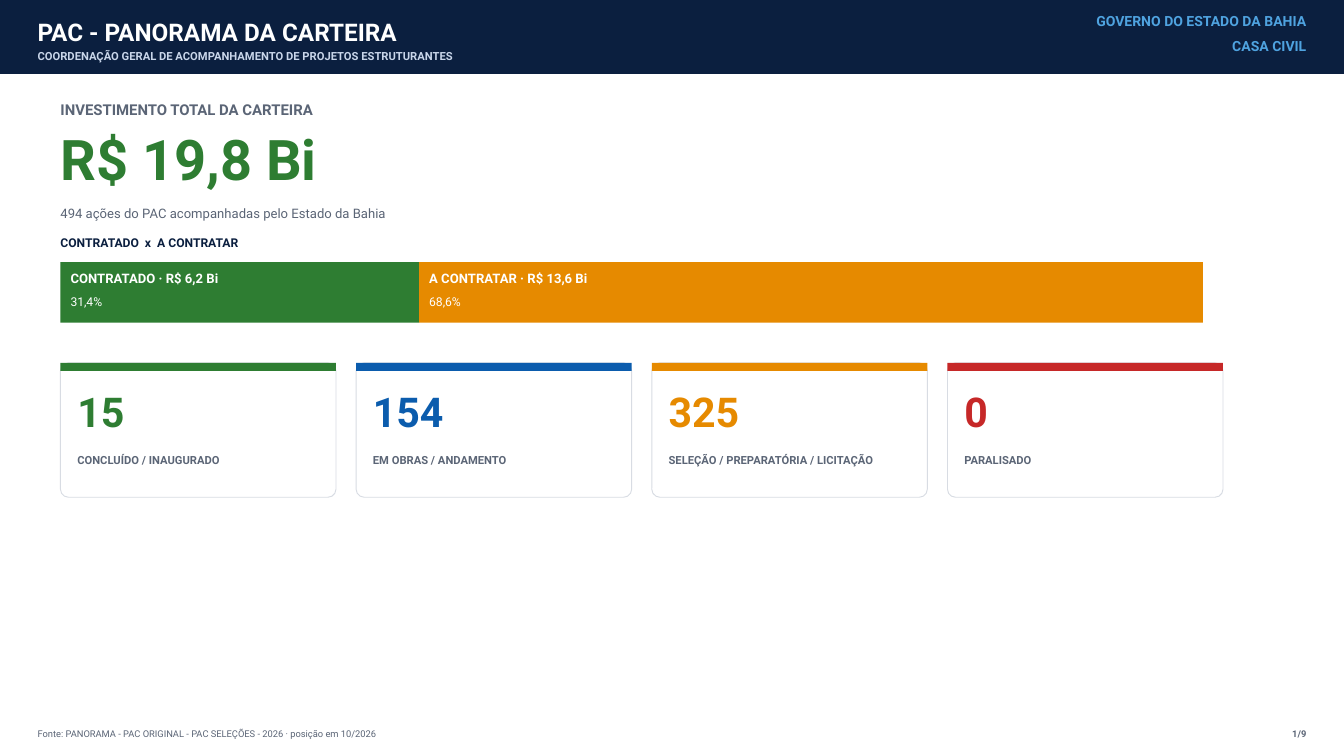
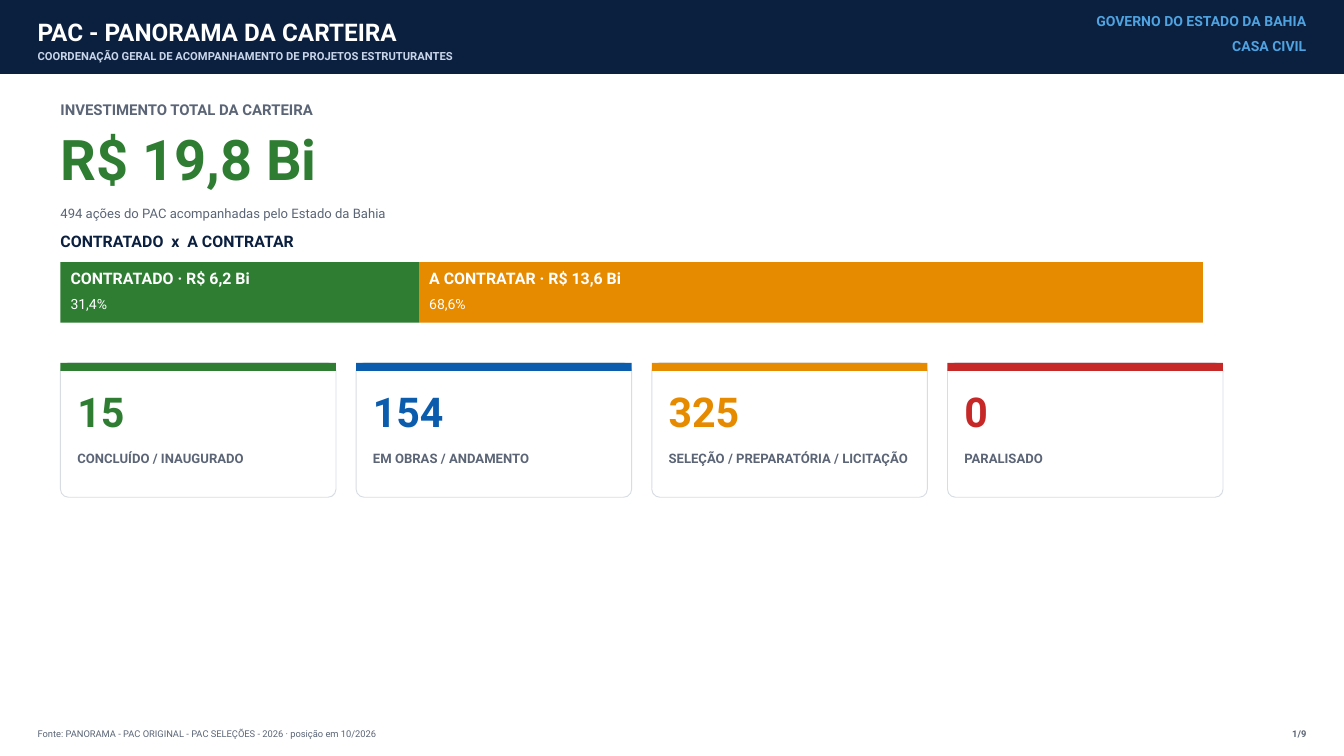
Before and after one commit to drochafig-sketch/cgape-balanco-pac, a slide deck: slide 1 of ANALISE_FINANCEIRA_PAC.pptx. Drawn at 1344x756 pixels with LibreOffice and Linux fonts; fonts in the diff are those of the drawing. Boxes give left, top, right and bottom in pixels: in the first picture for what was removed or moved away, otherwise in the second. Text is boxed around its words. In the diff, an @@ line names an element or a change of style, - is before the commit and + after.

```diff
--- a/ANALISE_FINANCEIRA_PAC.pptx
+++ b/ANALISE_FINANCEIRA_PAC.pptx
@@ text "CONTRATADO x A CONTRATAR" at <box>60,235,294,247</box>: size 13 to 17 pt @@
@@ text "CONTRATADO · R$ 6,2 Bi" at <box>71,271,249,287</box>: size 14 to 17 pt @@
@@ text "A CONTRATAR · R$ 13,6 ..." at <box>429,271,621,287</box>: size 14 to 17 pt @@
@@ text "31,4%" at <box>71,299,108,311</box>: size 13 to 15 pt @@
@@ text "68,6%" at <box>429,299,466,311</box>: size 13 to 15 pt @@
@@ size 12 to 14 pt in 4 elements at <box>77,451,244,463</box>, <box>373,453,529,463</box>, <box>669,451,907,466</box>, <box>964,453,1043,463</box> @@
```
Also in this commit, not shown: 8 other slides changed, 4 other files.
